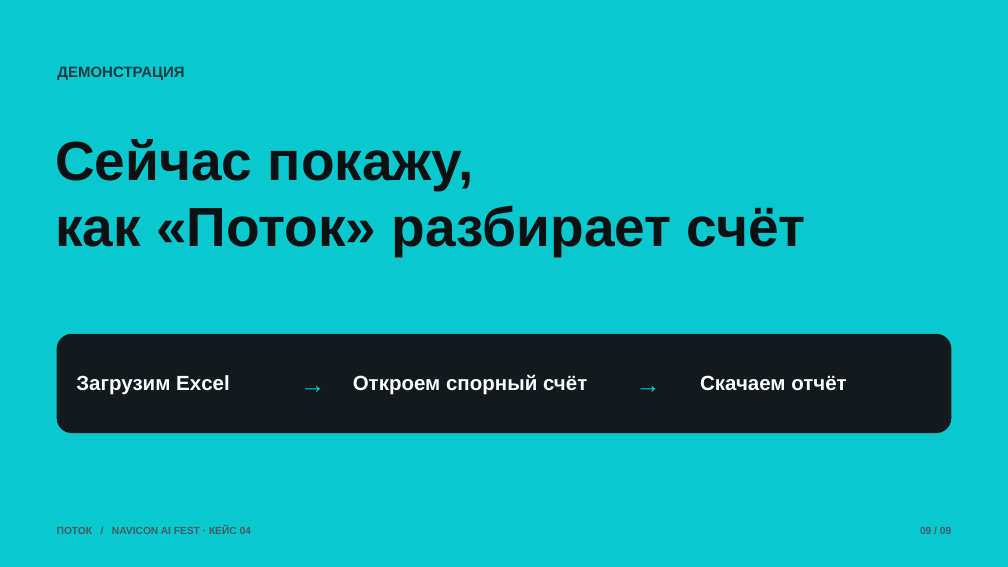
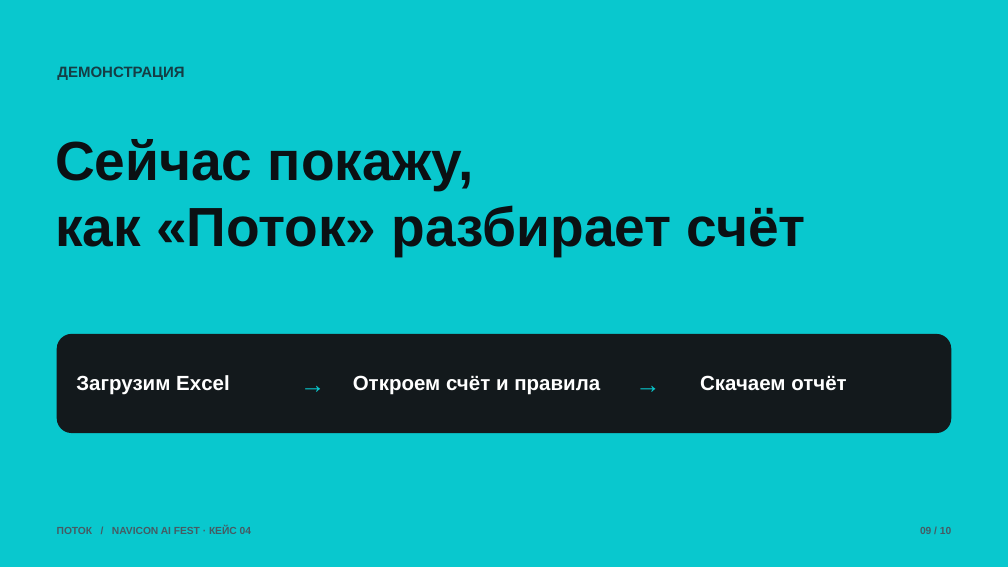
Before and after one commit to whiterli/ai-fest-pilot, a slide deck: slide 9 of Potok-Navicon-AI-Fest.pptx. Drawn at 1008x567 pixels with LibreOffice and Linux fonts; fonts in the diff are those of the drawing. Boxes give left, top, right and bottom in pixels: in the first picture for what was removed or moved away, otherwise in the second. Text is boxed around its words. In the diff, an @@ line names an element or a change of style, - is before the commit and + after.

```diff
--- a/Potok-Navicon-AI-Fest.pptx
+++ b/Potok-Navicon-AI-Fest.pptx
@@ text at [353, 375, 600, 395]: text changed @@
-Откроем спорный счёт
+Откроем счёт и правила
@@ text at [920, 527, 951, 534]: text changed @@
-09 / 09
+09 / 10
```
Also in this commit, not shown: 8 other slides changed.
